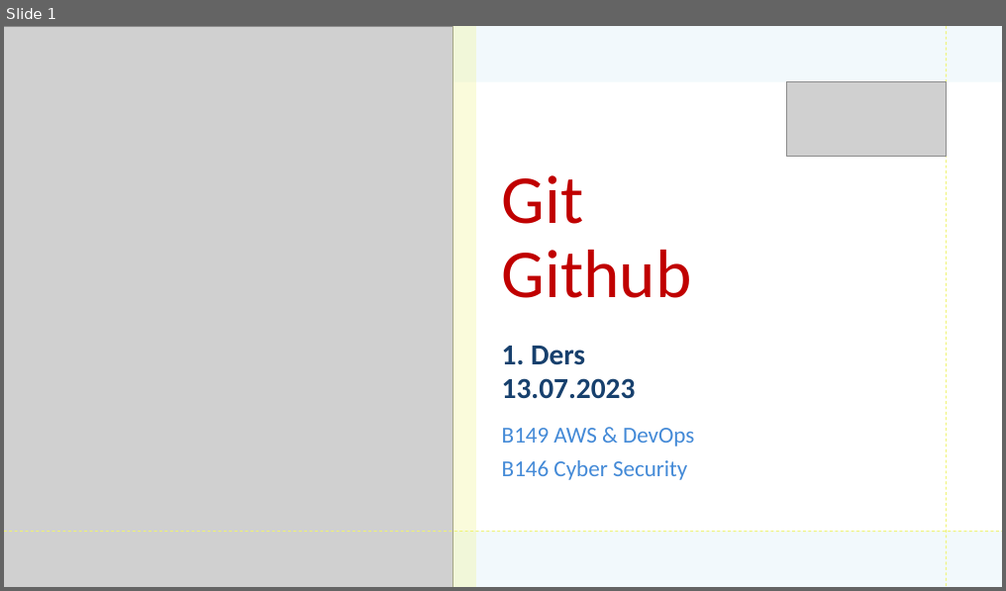
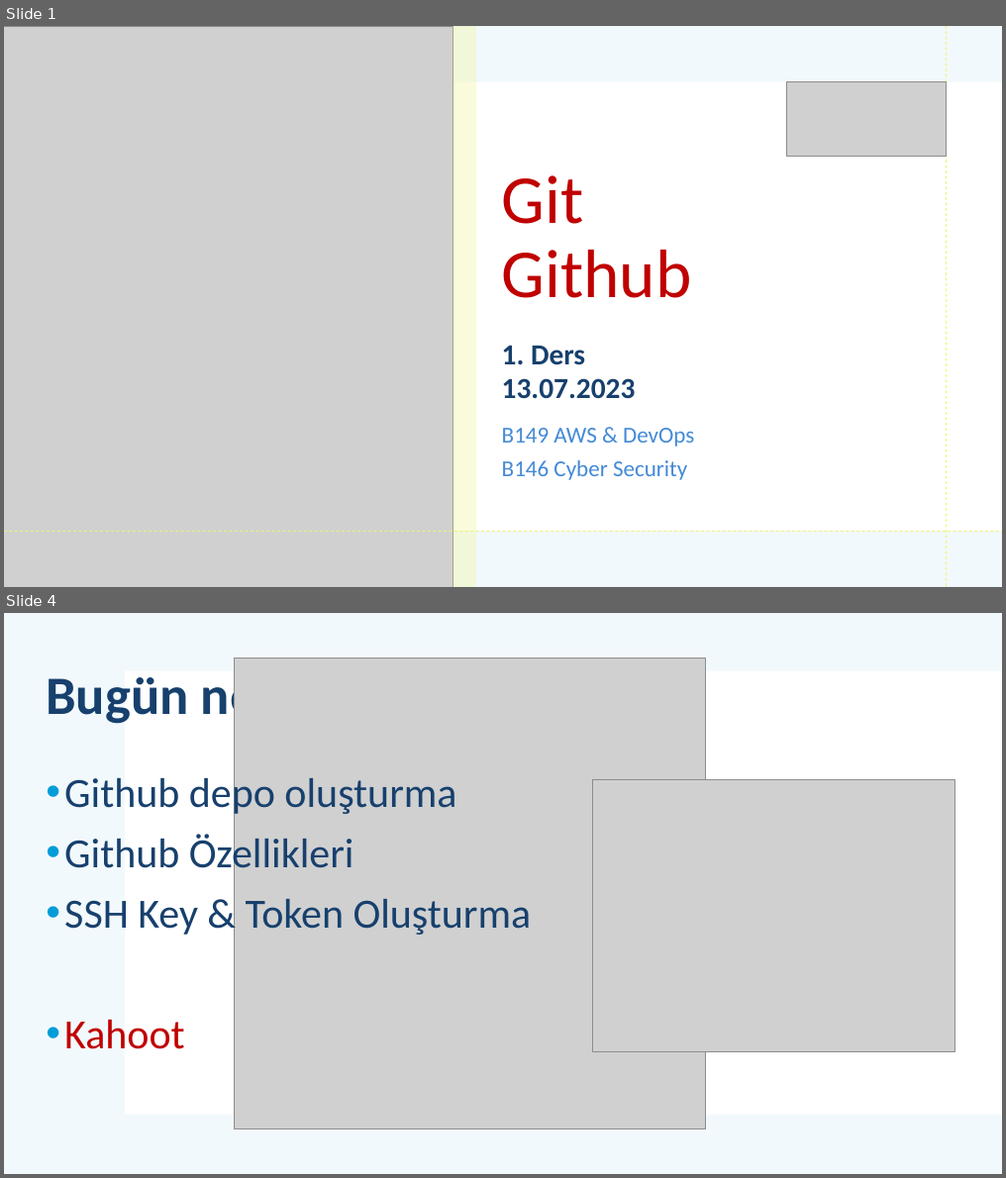
Before and after one commit to mehmetsungur/GitGithub, a slide deck: GitGithub.pptx. Shown one above the other, each under a label of ours: slide 1 before the commit, slides 1 and 4 after it; the slides between them are not shown. The pictures are 1006x591 and 1006x1178 pixels, drawn with LibreOffice and Linux fonts; fonts in the diff are those of the drawing; grey boxes stand for pictures. Boxes give left, top, right and bottom in pixels: in the first picture for what was removed or moved away, otherwise in the second. Text is boxed around its words. In the diff, an @@ line names an element or a change of style, - is before the commit and + after.

```diff
--- a/GitGithub.pptx
+++ b/GitGithub.pptx
@@ slide 4 added at [4,613,1002,1174], background #FFFFFF; not listed: 1 template element that a slide beside it also shows @@
@@ rectangle added at [4,613,1002,1174], fill #DBEFF9 at 35% opacity @@
@@ title added at [46,669,257,728], 52 pt, text #17406D, bold @@
+Bugün ne yapıyoruz?
@@ picture added at [235,658,706,1129] @@
@@ text added at [64,773,532,1050], 40 pt, text #17406D @@
+• Github depo oluşturma
+• Github Özellikleri
+• SSH Key & Token Oluşturma
+• Kahoot
@@ picture added at [593,780,955,1052] @@
```
Also in this commit, not shown: 1 slide changed, 4 other slides added, 2 other files.
